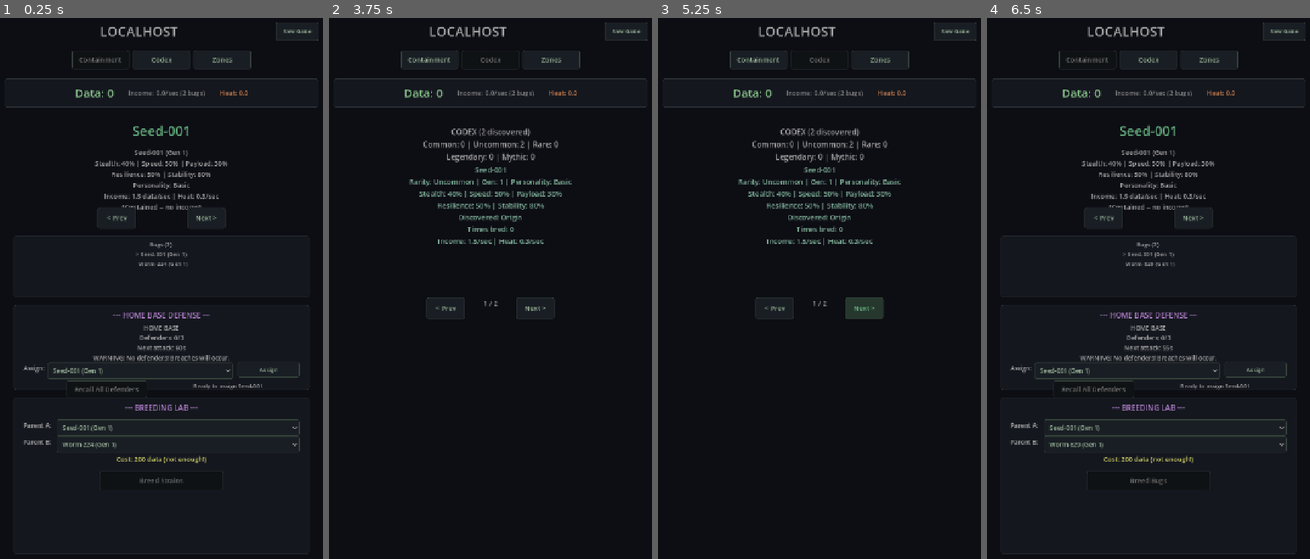
Above: before the commit, frames 1-4 (left to right).
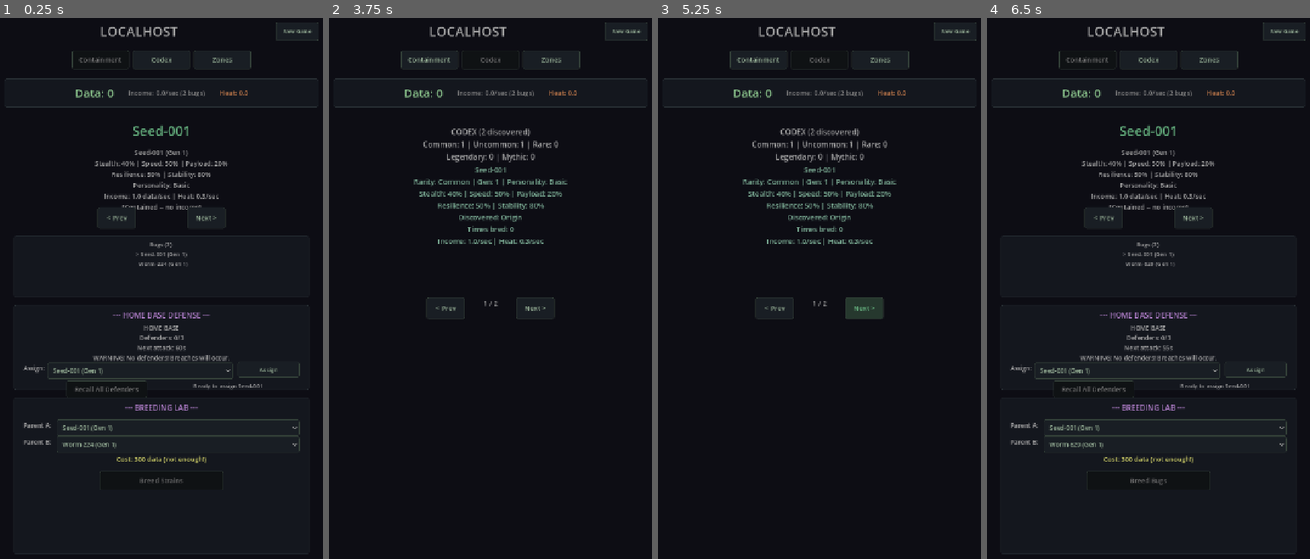
Above: after the commit, the same moments.

Repository: Dr-Bongjoose/localhost-game
Game: Godot game, scene res://scenes/main.tscn
The game is run twice, just before and just after one commit, with the same random seed, the same clock (stepped at 60 frames per second) and the same inputs.
Inputs:
- Up to frame 1 (0.25 s): no input
- Up to frame 2 (3.75 s): click "New Game" at 0.5 s; click "New Game" at 1.25 s; click "Next >" at 2 s; click "Next >" at 2.75 s; click "Codex" at 3.5 s
- Up to frame 3 (5.25 s): click "Next >" at 4.25 s; click "Next >" at 5 s
- Up to frame 4 (6.5 s): click "Containment" at 5.75 s

The runs differ from the first frame. In frame 1, less than 0.1% of the frame differs, in the area x 41-68%, y 26-82%; in frame 2, 0.3%, in the area x 24-76%, y 22-42%; in frame 3, 0.3%; in frame 4, less than 0.1%.

Commit message:
Economy balance pass: defense rewards, breed costs, zone payouts, seed stats
Defense income:
- REWARD_MULTIPLIER: 50 -> 500 (defense was earning 20-50x less than zones)
- A resilience 0.5 bug surviving a 0.3 attack now earns 75 data (was 7.5)
- Defense is now a viable income source, not useless

Breed cost:
- Base cost: 150 -> 200, per-gen: 50 -> 100
- First breed: 300 data (was 200), gen-3 breed: 500, gen-5: 700
- Each breed is a significant investment

Zone payouts increased:
- Consumer: 1.5x -> 2.0x
- Corporate: 2.5x -> 3.0x
- Government: 4.0x -> 5.0x
- Deployment risk now feels more rewarding

Seed strain:
- Payload: 0.3 -> 0.2 (weaker start, first bred upgrade feels dramatic)
- Total score: 2.4 -> Common (was 2.5 -> Uncommon, felt too good for a starter)

Data display:
- Shows integer instead of float (Data: 127 not Data: 127.0)

Tests updated for new values. All 7 test suites pass.

Diff:
--- a/scripts/breeding.gd
+++ b/scripts/breeding.gd
@@ -35,15 +35,15 @@
 ## Returns the data cost to breed two strains.
 ## Higher generation strains are more expensive to breed.
 ## Formula: base_cost + max_generation * cost_per_gen
-## Two gen-1 strains: 150 + 1*50 = 200 data
-## Two gen-3 strains: 150 + 3*50 = 300 data
-## Two gen-5 strains: 150 + 5*50 = 400 data
-## (Was base 50, per_gen 10 -- tripled to make breeding a real decision.
-## With income halved, you now need to save up and choose carefully.)
+## Two gen-1 bugs: 200 + 1*100 = 300 data
+## Two gen-3 bugs: 200 + 3*100 = 500 data
+## Two gen-5 bugs: 200 + 5*100 = 700 data
+## Each breed is a significant investment -- you need to deploy and earn
+## before you can afford the next generation.
 static func get_breed_cost(parent_a: Strain, parent_b: Strain) -> int:
 	var max_gen: int = max(parent_a.generation, parent_b.generation)
-	var base_cost: int = 150
-	var cost_per_gen: int = 50
+	var base_cost: int = 200
+	var cost_per_gen: int = 100
 	return base_cost + max_gen * cost_per_gen
 
 # ---------------------------------------------------------------------------
--- a/scripts/home_base.gd
+++ b/scripts/home_base.gd
@@ -47,7 +47,10 @@
 const HOME_BASE_CAPACITY: int = 3
 
 ## Multiplier for data reward calculation.
-const REWARD_MULTIPLIER: float = 50.0
+## Was 50 -- too low (defense earned 20-50x less than zone income).
+## At 500: a resilience 0.5 bug surviving a 0.3 attack earns 75 data.
+## That's comparable to a weak zone deployment, making defense viable.
+const REWARD_MULTIPLIER: float = 500.0
 
 ## Base attack interval (seconds) when heat is 0.
 const ATTACK_INTERVAL_BASE: float = 60.0
--- a/scripts/main.gd
+++ b/scripts/main.gd
@@ -500,7 +500,8 @@
 
 
 func update_data_display() -> void:
-	data_label.text = "Data: %.0f" % floor(player_data)
+	# Display data as a clean integer (no decimals) -- feels more substantial
+	data_label.text = "Data: %d" % int(player_data)
 
 	# Only zone income counts (idle bugs earn nothing)
 	var z_income: float = 0.0
--- a/scripts/strain.gd
+++ b/scripts/strain.gd
@@ -107,11 +107,10 @@
 
 ## Returns the data (currency) this strain generates per second.
 ## Formula: payload is the base, speed modifies it.
+## A strain with 0.2 payload and 0.5 speed earns: 0.2 * 5 * (0.5 + 0.5) = 1.0
 ## A strain with 0.5 payload and 0.5 speed earns: 0.5 * 5 * (0.5 + 0.5) = 2.5
 ## A strain with 0.8 payload and 0.7 speed earns: 0.8 * 5 * (0.7 + 0.5) = 4.8
 ## The * 5 is a base multiplier we can tune for game balance.
-## (Was * 10 -- halved to make data accumulate slower so breeding feels like
-## a real investment, not something you can spam.)
 func get_income_per_second() -> float:
 	# Base income from payload (how much data it can extract)
 	var base_income: float = payload * 5.0
@@ -239,7 +238,7 @@
 	strain.strain_name = "Seed-001"
 	strain.stealth = 0.4
 	strain.speed = 0.5
-	strain.payload = 0.3   # Low payload - you'll want to breed for better
+	strain.payload = 0.2   # Very low payload - first breed should feel like a big upgrade
 	strain.resilience = 0.5
 	strain.stability = 0.8  # High stability - safe for first breeding
 	strain.personality = Personality.NONE  # Basic - no personality yet
--- a/scripts/test_breeding.gd
+++ b/scripts/test_breeding.gd
@@ -87,9 +87,9 @@
 	# Test 4: get_breed_cost() returns sensible values
 	print("\n[4] Testing get_breed_cost()...")
 	var cost: int = Breeding.get_breed_cost(parent_a, parent_b)
-	# Both parents gen 1 and 2, max_gen=2, so cost = 150 + 2*50 = 250
+	# Both parents gen 1 and 2, max_gen=2, so cost = 200 + 2*100 = 400
 	if cost > 0 and cost < 1000:
-		print("  PASS: breed cost = %d (expected ~250)" % cost)
+		print("  PASS: breed cost = %d (expected ~400)" % cost)
 	else:
 		print("  FAIL: breed cost = %d (seems wrong)" % cost)
 		all_passed = false
--- a/scripts/test_codex.gd
+++ b/scripts/test_codex.gd
@@ -147,16 +147,15 @@
 
 	# Test 7: get_count_by_rarity()
 	print("\n[7] Testing get_count_by_rarity()...")
-	# In the codex now: seed_strain (score 2.5 -> COMMON), mid_strain (score 2.5 -> UNCOMMON)
-	# seed_strain: 0.4+0.5+0.3+0.5+0.8 = 2.5, no personality, gen 1 -> 2.5 -> COMMON (2.5 < 2.5 is false!)
-	# Wait: 2.5 is NOT < 2.5, so seed falls through to UNCOMMON too.
-	# Both seed and mid have score 2.5, both -> UNCOMMON
+	# In the codex now: seed_strain (score 2.4 -> COMMON), mid_strain (score 2.5 -> UNCOMMON)
+	# seed_strain: 0.4+0.5+0.2+0.5+0.8 = 2.4, no personality, gen 1 -> 2.4 < 2.5 -> COMMON
+	# mid_strain: 0.5*5 = 2.5, no personality, gen 1 -> 2.5 is NOT < 2.5 -> UNCOMMON
 	var common_count = c.get_count_by_rarity(Codex.Rarity.COMMON)
 	var uncommon_count = c.get_count_by_rarity(Codex.Rarity.UNCOMMON)
-	if common_count == 0 and uncommon_count == 2:
+	if common_count == 1 and uncommon_count == 1:
 		print("  PASS: Common=%d, Uncommon=%d" % [common_count, uncommon_count])
 	else:
-		print("  FAIL: expected Common=0 Uncommon=2, got Common=%d Uncommon=%d" % [common_count, uncommon_count])
+		print("  FAIL: expected Common=1 Uncommon=1, got Common=%d Uncommon=%d" % [common_count, uncommon_count])
 		all_passed = false
 
 	# Test 8: Sorting by rarity
--- a/scripts/test_zone.gd
+++ b/scripts/test_zone.gd
@@ -26,20 +26,20 @@
 	var corporate = Zone.create(Zone.ZoneType.CORPORATE)
 	var gov = Zone.create(Zone.ZoneType.GOVERNMENT)
 
-	if consumer.zone_name == "Consumer Network" and consumer.data_value == 1.5:
-		print("  PASS: Consumer Network created correctly (payout=1.5x)")
+	if consumer.zone_name == "Consumer Network" and consumer.data_value == 2.0:
+		print("  PASS: Consumer Network created correctly (payout=2.0x)")
 	else:
 		print("  FAIL: Consumer Network properties wrong")
 		all_passed = false
 
-	if corporate.data_value == 2.5 and corporate.detection_rate == 1.0:
-		print("  PASS: Corporate Server created correctly (payout=2.5x, det=1.0)")
+	if corporate.data_value == 3.0 and corporate.detection_rate == 1.0:
+		print("  PASS: Corporate Server created correctly (payout=3.0x, det=1.0)")
 	else:
 		print("  FAIL: Corporate Server properties wrong")
 		all_passed = false
 
-	if gov.data_value == 4.0 and gov.detection_threshold == 30.0 and gov.capacity == 1:
-		print("  PASS: Government Network created correctly (payout=4.0x, threshold=30, cap=1)")
+	if gov.data_value == 5.0 and gov.detection_threshold == 30.0 and gov.capacity == 1:
+		print("  PASS: Government Network created correctly (payout=5.0x, threshold=30, cap=1)")
 	else:
 		print("  FAIL: Government Network properties wrong")
 		all_passed = false
--- a/scripts/zone.gd
+++ b/scripts/zone.gd
@@ -98,21 +98,21 @@
 	match zone_type:
 		ZoneType.CONSUMER:
 			zone_name = "Consumer Network"
-			data_value = 1.5         # 50% bonus income over idle
+			data_value = 2.0         # 2x income -- safe starting zone
 			detection_rate = 0.5      # Heat rises slowly
 			detection_threshold = 80.0  # Tolerant zone, raids are rare
-			capacity = 3             # Can hold 3 strains
+			capacity = 3             # Can hold 3 bugs
 
 		ZoneType.CORPORATE:
 			zone_name = "Corporate Server"
-			data_value = 2.5         # 2.5x income
+			data_value = 3.0         # 3x income -- moderate risk/reward
 			detection_rate = 1.0      # Standard heat rate
 			detection_threshold = 50.0  # Moderate raid risk
 			capacity = 2
 
 		ZoneType.GOVERNMENT:
 			zone_name = "Government Network"
-			data_value = 4.0         # 4x income -- very lucrative
+			data_value = 5.0         # 5x income -- very lucrative, very risky
 			detection_rate = 2.0      # Heat rises fast
 			detection_threshold = 30.0  # Low threshold = raids happen quickly
 			capacity = 1             # Only room for 1 strain
